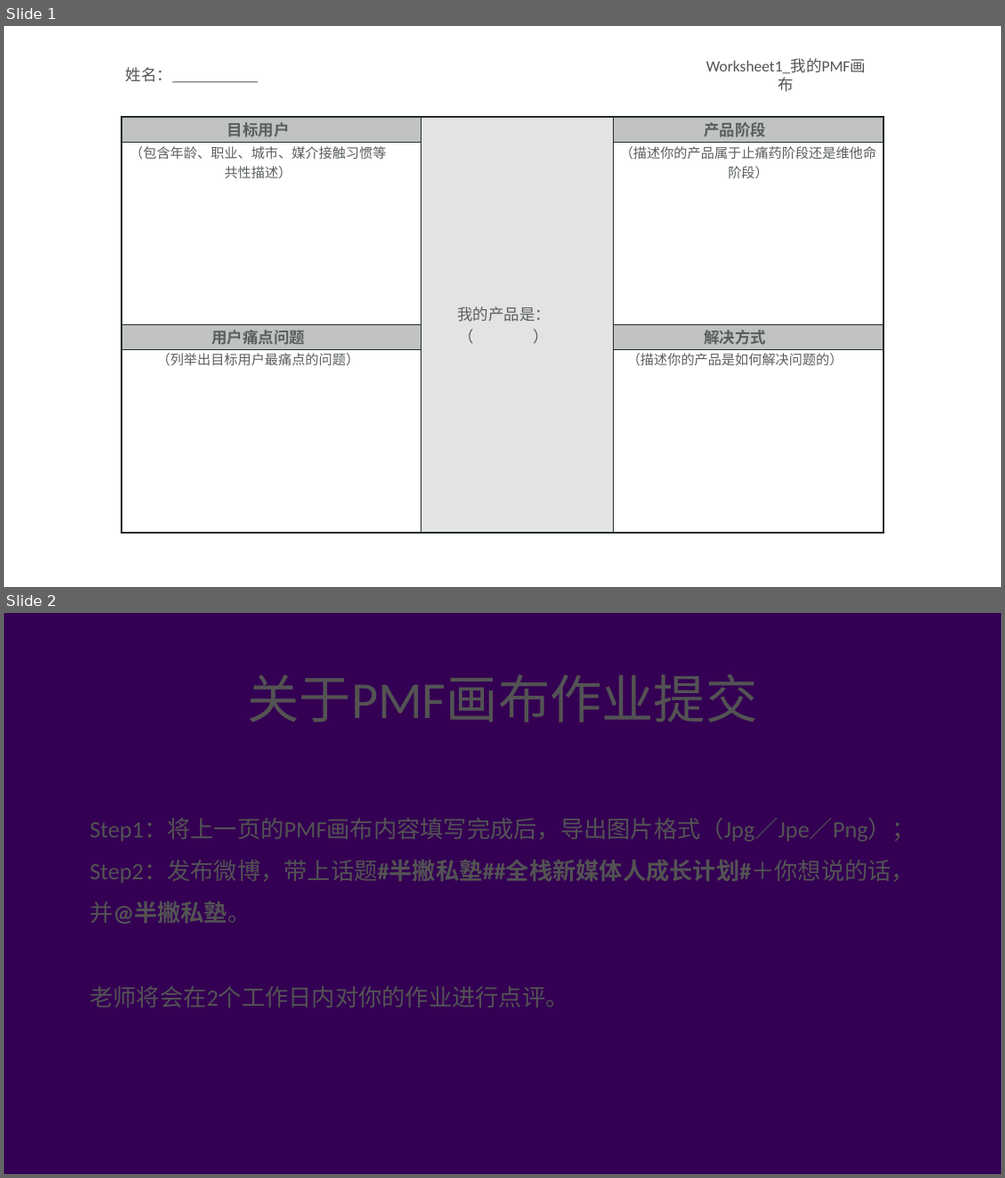
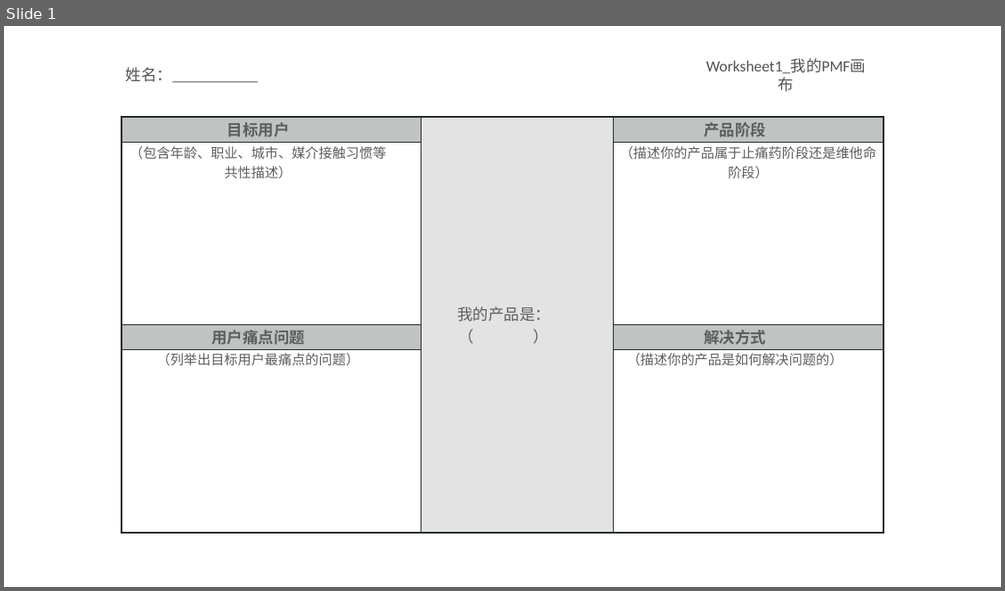
Before and after one commit to BPteach/MKG101-Exercise-Files, a slide deck: 第 4 章/1_Worksheet1_姓名_我的PMF画布.pptx. Shown one above the other, each under a label of ours: slides 1 and 2 before the commit, slide 1 after it. The pictures are 1005x1178 and 1005x591 pixels, drawn with LibreOffice and Linux fonts; fonts in the diff are those of the drawing; background and template pictures are left out. Boxes give left, top, right and bottom in pixels: in the first picture for what was removed or moved away, otherwise in the second. Text is boxed around its words. In the diff, an @@ line names an element or a change of style, - is before the commit and + after.

```diff
--- a/第 4 章/1_Worksheet1_姓名_我的PMF画布.pptx
+++ b/第 4 章/1_Worksheet1_姓名_我的PMF画布.pptx
@@ slide 2 removed at (4,613,1001,1174), background picture (left out) @@
@@ title removed at (247,674,757,722) @@
-关于PMF画布作业提交
@@ text removed at (89,818,914,1007) @@
-Step1：将上一页的PMF画布内容填写完成后，导出图片格式（Jpg／Jpe／Png）；
-Step2：发布微博，带上话题#半撇私塾##全栈新媒体人成长计划#＋你想说的话，并@半撇私塾。
-老师将会在2个工作日内对你的作业进行点评。
```
Also in this commit, not shown: 1 other file.
